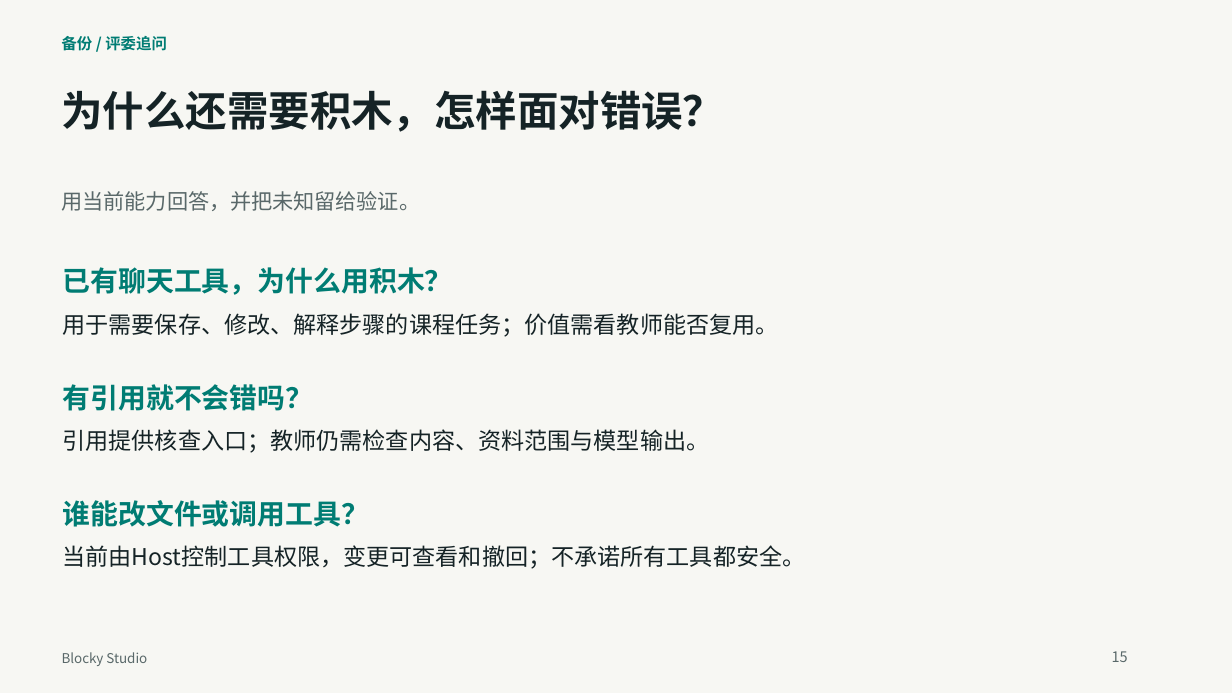
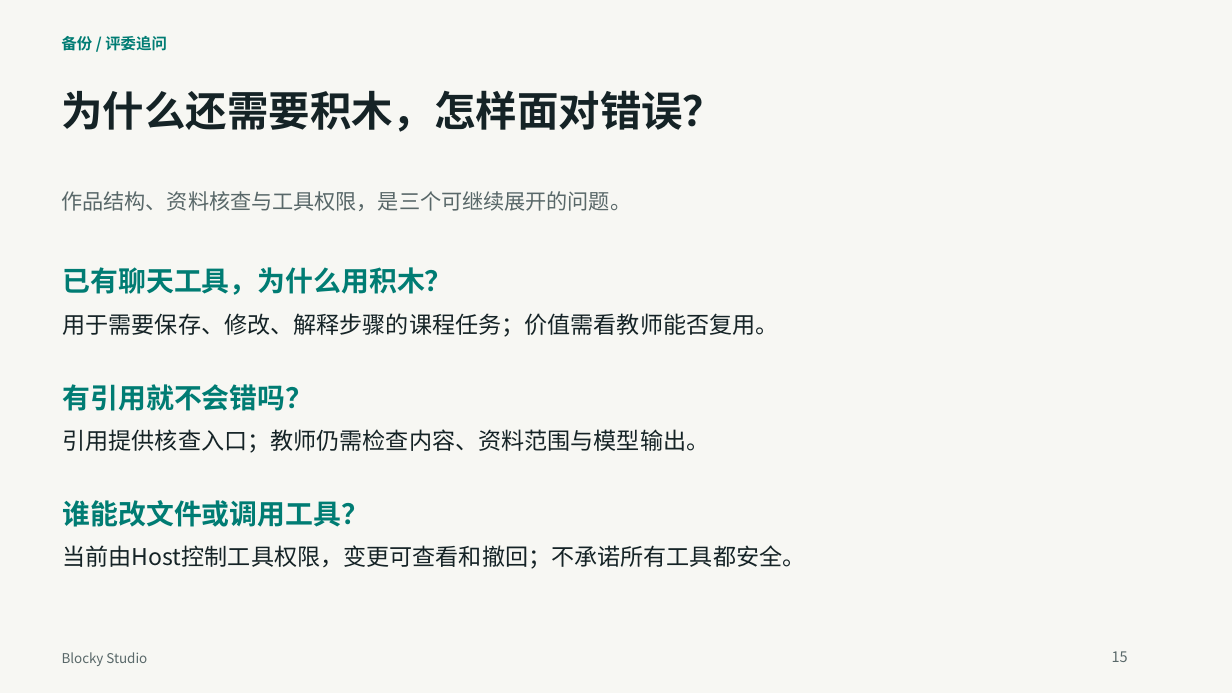
Before and after one commit to q2955161835-debug/Blocky-AI, a slide deck: slide 15 of doc/交付/2026-10-03-答辩与商业计划书/Blocky-Studio-新版答辩-2026-10-03.pptx. Drawn at 1232x693 pixels with LibreOffice and Linux fonts; fonts in the diff are those of the drawing. Boxes give left, top, right and bottom in pixels: in the first picture for what was removed or moved away, otherwise in the second. Text is boxed around its words. In the diff, an @@ line names an element or a change of style, - is before the commit and + after.

```diff
--- a/doc/交付/2026-10-03-答辩与商业计划书/Blocky-Studio-新版答辩-2026-10-03.pptx
+++ b/doc/交付/2026-10-03-答辩与商业计划书/Blocky-Studio-新版答辩-2026-10-03.pptx
@@ text at (62, 191, 632, 211): text changed @@
-用当前能力回答，并把未知留给验证。
+作品结构、资料核查与工具权限，是三个可继续展开的问题。
```
Also in this commit, not shown: 8 other slides changed, 4 slides added, 4 slides removed, 16 other files.
